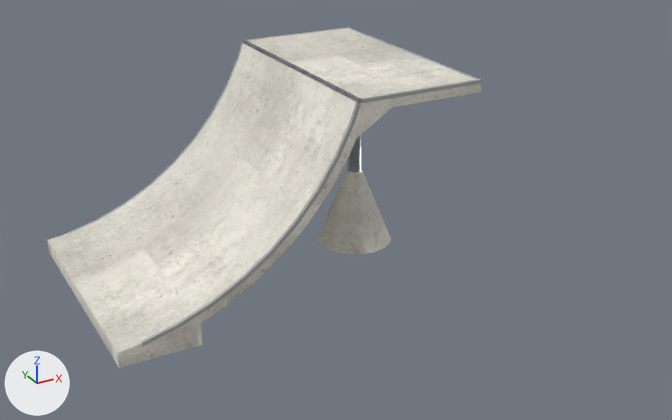
What one commit did to the glTF model public/katalog/modelle/quarterramp-200.gltf.
Rendered twice from a camera (50 mm lens) standing at (-3.42, -7.96, 4.37) and looking at (0.88, -0.14, 0.46). Every picture has the same lights, and +X, +Y and +Z are marked at lower left. The older version comes first.

Objects in the first picture: 'SK0030_+Quarterramp_200.001'.
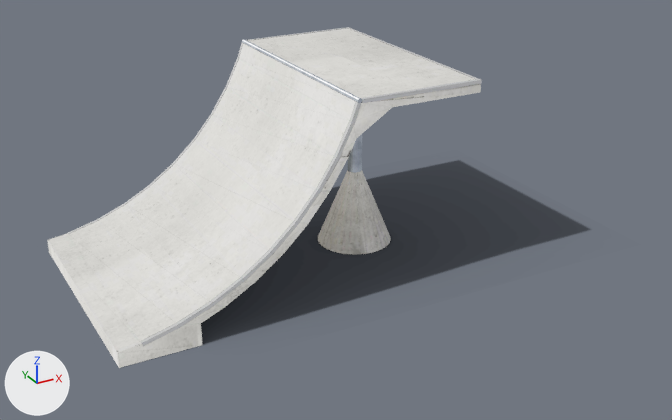
What differs and where, as boxes [x1, y1, x2, y2] in the pictures (672 x 420 px):
'SK0030_+Quarterramp_200.001', surface changed: [47, 27, 482, 368] in both
'Schatten', added: after [124, 161, 590, 367]

Edits to the bpy script that builds the scene:
```text
Add img_quarterramp_200_licht:
    img_quarterramp_200_licht = load_image('quarterramp-200_licht', 'texturen/quarterramp-200_licht.jpg', 2048, 2048, 'sRGB')
Add img_quarterramp_200_schatten:
    img_quarterramp_200_schatten = load_image('quarterramp-200_schatten', 'texturen/quarterramp-200_schatten.png', 363, 217, 'sRGB')
Change mat_beton_web_020:
    remove # nodes: BsdfPrincipled, NormalMap, OutputMaterial, TexImage x2, UVMap x2
    remove # uses the picture img_quarterramp_200_farbe
    remove # uses the picture img_quarterramp_200_normal
    nodes: BsdfTransparent, Emission, LightPath, MixShader, OutputMaterial, TexImage, UVMap
    uses the picture img_quarterramp_200_licht
Change mat_stahl_web_014:
    remove # nodes: BsdfPrincipled, NormalMap, OutputMaterial, TexImage x2, UVMap x2
    remove # uses the picture img_quarterramp_200_farbe
    remove # uses the picture img_quarterramp_200_normal
    nodes: BsdfTransparent, Emission, LightPath, MixShader, OutputMaterial, TexImage, UVMap
    uses the picture img_quarterramp_200_licht
Change mat_kantenwinkel_web_009:
    remove # nodes: BsdfPrincipled, NormalMap, OutputMaterial, TexImage x2, UVMap x2
    remove # uses the picture img_quarterramp_200_farbe
    remove # uses the picture img_quarterramp_200_normal
    nodes: BsdfTransparent, Emission, LightPath, MixShader, OutputMaterial, TexImage, UVMap
    uses the picture img_quarterramp_200_licht
Add mat_schatten_018:
    mat_schatten_018 = bpy.data.materials.new('Schatten.018')
    # uses the picture img_quarterramp_200_schatten
Add me_schatten:
    me_schatten.from_pydata(...)  # 4 vertices, 2 faces; spans x -1.88..3.82, y -1.62..1.79, z 0.0
    me_schatten.materials.append(mat_schatten_018)
Add ob_schatten:
    ob_schatten = bpy.data.objects.new('Schatten', me_schatten)
    ob_schatten.location = (0.0, 0.0, 0.0)
```
